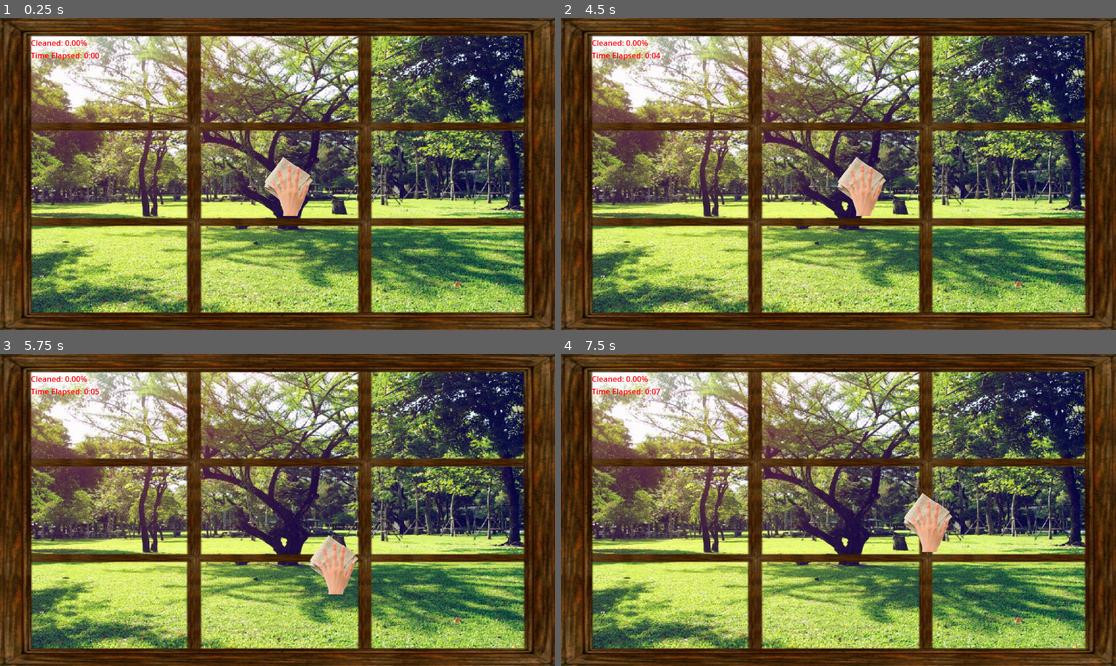
Above: before the commit, frames 1-4 (two rows, left to right).
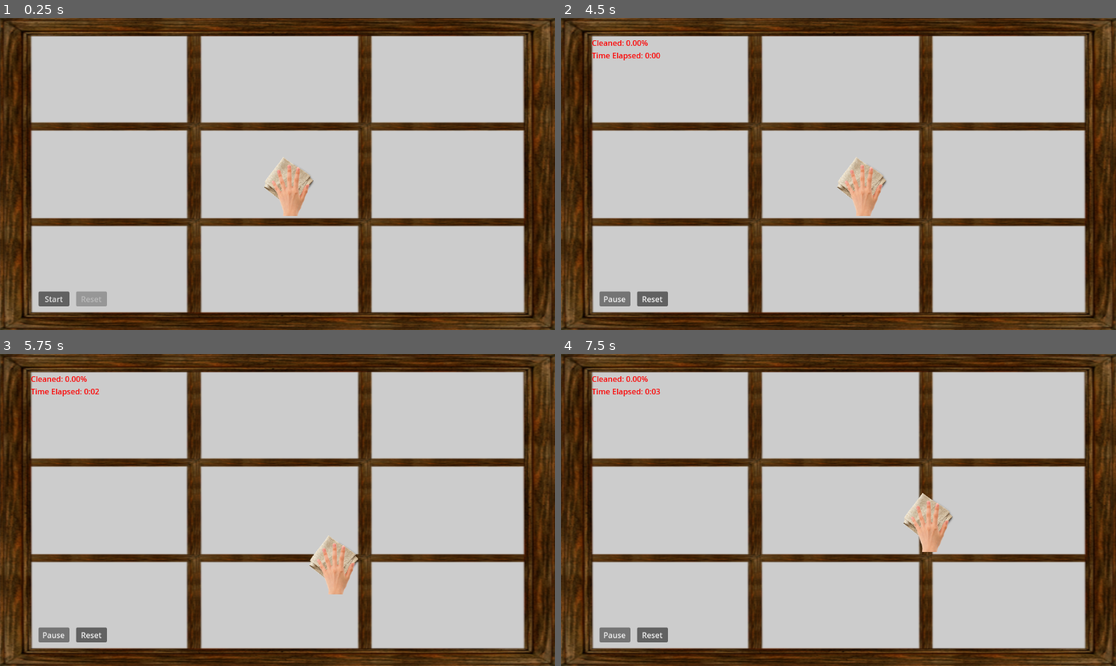
Above: after the commit, the same moments.

Repository: m-rizqi/stroke-rehabilitation-game
Game: Godot game, scene res://scenes/main.tscn
The game is run twice, just before and just after one commit, with the same random seed, the same clock (stepped at 60 frames per second) and the same inputs.
Inputs (mouse positions are in pixels of both pictures, inside the frame that each line leads up to):
- Up to frame 1 (0.25 s): no input
- Up to frame 2 (4.5 s): click (616, 298) at 0.5 s, where only the run after the commit has a clickable "Start"; click (616, 298) at 1.25 s, where only the run after the commit has a clickable "Pause"; click (616, 298) at 2 s, where only the run after the commit has a clickable "Resume"; click (649, 298) at 2.75 s, where only the run after the commit has a clickable "Reset"; click (616, 298) at 3.5 s, where only the run after the commit has a clickable "Start"; hold Right (ui_right) from 4.28 s (still down)
- Up to frame 3 (5.75 s): release Right (ui_right) at 5.03 s; hold Down (ui_down) from 5.03 s (still down)
- Up to frame 4 (7.5 s): release Down (ui_down) at 5.78 s; hold Right (ui_right) 5.78-6.53 s; hold Up (ui_up) 6.53-7.28 s; hold Left (ui_left) from 7.28 s (still down)

The runs differ from the first frame. In frame 1, 69% of the frame differs, in the area x 5-95%, y 5-95%; in frame 2, 68%; in frame 3, 69%; in frame 4, 69%.

Commit message:
fix: bug

Diff:
--- a/window-cleaning-game/scenes/dust.gdshader
+++ b/window-cleaning-game/scenes/dust.gdshader
@@ -1,26 +1,21 @@
 shader_type canvas_item;
 
-uniform vec2 hand_pos_list[5000];  // Array to hold multiple hand positions (max 5000 circles at a time)
-uniform float radius_list[5000];   // Array to hold individual radius for each circle
-uniform int circle_count = 0;      // Number of circles to draw
+uniform vec2 hand_pos_list[2000];
+uniform float radius_list[2000];
+uniform int circle_count = 0;
 
 void fragment() {
     vec2 uv = FRAGCOORD.xy;
+    COLOR = vec4(0.8, 0.8, 0.8, 1.0);  // Default color
 
-    // Default color of the ColorRect (dust)
-    COLOR = vec4(0.8, 0.8, 0.8, 1.0);  // Light gray color for dust
-
-    // Loop through the circles and "erase" based on position and radius
     for (int i = 0; i < circle_count; i++) {
         vec2 hand_pos = hand_pos_list[i];
         float radius = radius_list[i];
-
-        // Calculate the distance from the current fragment to the hand position
         float dist = distance(uv, hand_pos);
 
-        // Erase (discard) if within the radius
         if (dist < radius) {
-            discard;  // Make it transparent within the circle
+            // Set COLOR to a debug color when a fragment falls within the radius
+			discard;
         }
     }
 }
--- a/window-cleaning-game/scenes/wipe_window.tscn
+++ b/window-cleaning-game/scenes/wipe_window.tscn
@@ -56,6 +56,28 @@
 offset_right = 264.0
 offset_bottom = 128.0
 
+[node name="ButtonStart" type="Button" parent="."]
+anchors_preset = 2
+anchor_top = 1.0
+anchor_bottom = 1.0
+offset_left = 80.0
+offset_top = -80.0
+offset_right = 144.0
+offset_bottom = -49.0
+grow_vertical = 0
+text = "Start"
+
+[node name="ButtonReset" type="Button" parent="."]
+anchors_preset = 2
+anchor_top = 1.0
+anchor_bottom = 1.0
+offset_left = 158.0
+offset_top = -80.0
+offset_right = 222.0
+offset_bottom = -49.0
+grow_vertical = 0
+text = "Reset"
+
 [connection signal="connected_to_server" from="WebSocketClient" to="HandBody2D" method="_on_websocket_client_connected_to_server"]
 [connection signal="connection_closed" from="WebSocketClient" to="HandBody2D" method="_on_websocket_client_connection_close"]
 [connection signal="message_received" from="WebSocketClient" to="HandBody2D" method="_on_websocket_message_received"]
--- a/window-cleaning-game/scripts/hand.gd
+++ b/window-cleaning-game/scripts/hand.gd
@@ -6,7 +6,7 @@
 var dust: ColorRect
 var shader: ShaderMaterial
 var hand_pos_list = []  # List to hold dictionaries with position and radius for each "erase" circle
-var max_shader_circles = 5000  # Maximum number of circles the shader can handle at once
+var max_shader_circles = 2000  # Maximum number of circles the shader can handle at once
 
 var direction_input = Vector2.ZERO  # Store the current input direction
 var websocket_active = false  # Track if WebSocket input is active
@@ -16,6 +16,8 @@
 var elapsed_seconds: int = 0  # Store elapsed seconds for label update
 
 @onready var analysist_label: Label = $"../AnalysistLabel"  # Path to your label
+@onready var start_button: Button = $"../ButtonStart"
+@onready var reset_button: Button = $"../ButtonReset"
 
 var start_time: int  # Store the start time for tracking elapsed time
 var grid_cell_size: float  # Define cell size globally to avoid recalculating it every time
@@ -27,21 +29,21 @@
 var force_level = 0       # Current force level from WebSocket
 var should_erase_dust = false  # Flag to trigger dust erasing when force_level > 1
 
+var game_running = false  # Track if the game is running
+var game_paused = false  # Track if the game is paused
+
 func _connect_to_websocket():
-	print("Attempt to connect websocket %s" %[websocket_url])
+	print("Attempt to connect websocket %s" % [websocket_url])
 	var error = _client.connect_to_url(websocket_url)
-
 	if error != OK:
 		print("Error connecting to websocket: %s" % [websocket_url])
 
 func _on_websocket_client_connection_close():
 	var ws = _client.get_socket()
-
 	if ws:  # Check if ws is valid
 		print("Client disconnected with code: %s, reason: %s" % [ws.get_close_code(), ws.get_close_reason()])
 	else:
 		print("Failed to retrieve WebSocket instance.")
-
 	websocket_active = false  # Set WebSocket as inactive regardless
 
 func _on_websocket_client_connected_to_server():
@@ -51,46 +53,29 @@
 # Handle messages from WebSocket server
 func _on_websocket_message_received(message):
 	print("Message received: %s" % message)
-
-	# Create an instance of the JSON class
 	var json = JSON.new()
-
-	# Parse the message
 	var error_code = json.parse(message)
-
-	# Check if parsing was successful
 	if error_code == OK:
-		# Access the parsed result
 		var msg_dict = json.get_data()
-
-		# Update direction based on the parsed message
 		if msg_dict.has("horizontal") or msg_dict.has("vertical"):
-			# Reset the direction input
 			direction_input = Vector2.ZERO
-
-			# Handle horizontal direction and speed
 			if msg_dict["horizontal"] == "right":
 				direction_input.x = 1
 			elif msg_dict["horizontal"] == "left":
 				direction_input.x = -1
 			horizontal_speed = msg_dict.get("horizontal_speed", 0)
-
-			# Handle vertical direction and speed
 			if msg_dict["vertical"] == "up":
 				direction_input.y = -1
 			elif msg_dict["vertical"] == "down":
 				direction_input.y = 1
 			vertical_speed = msg_dict.get("vertical_speed", 0)
-
-		# Update force level and radius
 		if msg_dict.has("force_level"):
 			force_level = msg_dict["force_level"]
-			should_erase_dust = force_level > 1  # Set the flag if force level is more than 1
-
-		websocket_active = true  # WebSocket input is active
+			should_erase_dust = force_level >= 1
+		websocket_active = true
 	else:
 		print("Failed to parse JSON message, error code: %s" % error_code)
-		websocket_active = false  # Fall back to manual input if parsing fails
+		websocket_active = false
 
 func _ready() -> void:
 	start_time = Time.get_ticks_msec()  # Record the start time
@@ -98,106 +83,118 @@
 
 	# Get the Dust node
 	dust = get_node("../Dust") as ColorRect
-
-	# Ensure the dust node exists before accessing its material
 	if dust and dust.material is ShaderMaterial:
 		shader = dust.material as ShaderMaterial
-		# Set grid cell size to base_radius or a custom default value if needed
-		grid_cell_size = base_radius  # Use a default based on base_radius
+		#shader.render_priority = 1  # Ensure it draws above other items if needed
+		grid_cell_size = base_radius
 	else:
 		print("Error: Dust node or ShaderMaterial not found!")
-		grid_cell_size = 10.0  # Set a default value to avoid further errors
-
-	# Timer to update coverage periodically
-	var timer = Timer.new()
-	timer.wait_time = 1.0  # Update every 1 second
-	timer.one_shot = false
-	timer.autostart = true
-	timer.connect("timeout", Callable(self, "_on_timer_timeout"))
-	add_child(timer)
-
-func _on_timer_timeout() -> void:
-	update_coverage()  # Update coverage periodically
+		grid_cell_size = 10.0
+
+	# Connect button signals with Callable syntax
+	start_button.connect("pressed", Callable(self, "_on_start_button_pressed"))
+	reset_button.connect("pressed", Callable(self, "_on_reset_button_pressed"))
+
+	# Initialize button states
+	start_button.text = "Start"
+	reset_button.disabled = true
+
+	# Disable focus on the Start button to prevent triggering by space or enter
+	start_button.focus_mode = Control.FOCUS_NONE
+
+
+func _on_start_button_pressed() -> void:
+	if not game_running:
+		game_running = true
+		game_paused = false
+		start_time = Time.get_ticks_msec()  # Reset the start time
+		start_button.text = "Pause"
+		reset_button.disabled = false  # Enable the reset button
+	elif not game_paused:
+		game_paused = true
+		start_button.text = "Resume"
+	else:
+		game_paused = false
+		start_button.text = "Pause"
+
+func _on_reset_button_pressed() -> void:
+	game_running = false
+	game_paused = false
+	cleaned_area_percentage = 0.0
+	elapsed_minutes = 0
+	elapsed_seconds = 0
+	cleaned_cells.clear()
+	hand_pos_list.clear()
+	start_button.text = "Start"
+	reset_button.disabled = true
+	update_label()  # Update the label to show reset state
 
 # Track movement and erase dust
 func _physics_process(delta: float) -> void:
-	# Update time display each frame
-	update_elapsed_time()
-
-	# Override WebSocket input with manual input if any arrow key is pressed
-	var manual_input = Vector2.ZERO
-	var manual_horizontal_speed = horizontal_speed
-	var manual_vertical_speed = vertical_speed
-
-	# Check for manual input and set speeds to 1 if any arrow key is pressed
-	if Input.is_action_pressed("ui_right"):
-		manual_input.x = 1
-		manual_horizontal_speed = 1
-	elif Input.is_action_pressed("ui_left"):
-		manual_input.x = -1
-		manual_horizontal_speed = 1
-
-	if Input.is_action_pressed("ui_up"):
-		manual_input.y = -1
-		manual_vertical_speed = 1
-	elif Input.is_action_pressed("ui_down"):
-		manual_input.y = 1
-		manual_vertical_speed = 1
-
-	# Use manual input if present, otherwise fallback to WebSocket input
-	if manual_input != Vector2.ZERO:
-		direction_input = manual_input
-		direction_input.x *= abs(manual_horizontal_speed)
-		direction_input.y *= abs(manual_vertical_speed)
-	else:
-		# Apply the WebSocket direction and speed if no manual input
-		direction_input.x *= abs(horizontal_speed)
-		direction_input.y *= abs(vertical_speed)
-
-	# Use direction_input to move the character
-	velocity = direction_input.normalized() * 125   # Adjust speed as necessary
-	move_and_slide()
-
-	# Automatically erase dust if force_level > 1
-	if should_erase_dust or Input.is_action_pressed("ui_accept"):
-		erase_dust()
-		update_coverage()
+	if game_running and not game_paused:
+		update_elapsed_time()
+		var manual_input = Vector2.ZERO
+		var manual_horizontal_speed = horizontal_speed
+		var manual_vertical_speed = vertical_speed
+
+		if Input.is_action_pressed("ui_right"):
+			manual_input.x = 1
+			manual_horizontal_speed = 1
+		elif Input.is_action_pressed("ui_left"):
+			manual_input.x = -1
+			manual_horizontal_speed = 1
+
+		if Input.is_action_pressed("ui_up"):
+			manual_input.y = -1
+			manual_vertical_speed = 1
+		elif Input.is_action_pressed("ui_down"):
+			manual_input.y = 1
+			manual_vertical_speed = 1
+
+		if manual_input != Vector2.ZERO:
+			direction_input = manual_input
+			direction_input.x *= abs(manual_horizontal_speed)
+			direction_input.y *= abs(manual_vertical_speed)
+		else:
+			direction_input.x *= abs(horizontal_speed)
+			direction_input.y *= abs(vertical_speed)
+
+		var new_position = global_position + (direction_input.normalized() * 125 * delta)
+		var viewport_size = get_viewport().get_size()
+		var sprite = $Sprite2D  # Adjust this path to your actual sprite node
+		var texture_width = sprite.texture.get_size().x
+		var texture_height = sprite.texture.get_size().y
+		new_position.x = clamp(new_position.x, texture_width / 2, viewport_size.x - (texture_width / 2))
+		new_position.y = clamp(new_position.y, texture_height / 2, viewport_size.y - (texture_height / 2))
+		global_position = new_position
+
+		if should_erase_dust or Input.is_action_pressed("ui_accept"):
+			if(Input.is_action_pressed("ui_accept")):
+				force_level = 1
+			erase_dust()
+			update_coverage()
 
 # Only mark new cells cleaned based on erased positions
 func erase_dust() -> void:
-	# Calculate the radius for this circle based on force level
 	var current_radius = force_level * base_radius
-
-	# Store position and radius as a dictionary in hand_pos_list
 	hand_pos_list.append({"position": global_position, "radius": current_radius})
-
-	# Track cleaned cells efficiently
 	var grid_x = int(global_position.x / grid_cell_size)
 	var grid_y = int(global_position.y / grid_cell_size)
 	var cell_pos = Vector2(grid_x, grid_y)
-
-	# Mark this cell as cleaned if not already tracked
 	if not cleaned_cells.has(cell_pos):
-		cleaned_cells[cell_pos] = true  # Add cell to cleaned cells
-
-	# If list exceeds max shader circles, truncate to prevent overflow
+		cleaned_cells[cell_pos] = true
 	if hand_pos_list.size() > max_shader_circles:
 		hand_pos_list = hand_pos_list.slice(hand_pos_list.size() - max_shader_circles, max_shader_circles)
-
 	update_shader()
 
 func update_shader() -> void:
-	# Separate positions and radii to send to the shader
 	var positions = []
 	var radii = []
-
 	for circle in hand_pos_list:
 		positions.append(circle["position"])
 		radii.append(circle["radius"])
-
-	# Pass arrays to the shader
 	shader.set_shader_parameter("hand_pos_list", positions)
-	shader.set_shader_parameter("radius_list", radii)  # This will hold the radius of each circle
+	shader.set_shader_parameter("radius_list", radii)
 	shader.set_shader_parameter("circle_count", min(hand_pos_list.size(), max_shader_circles))
 
 # Calculate coverage based on unique cleaned cells and update the label
@@ -213,8 +210,6 @@
 	var elapsed_msec = Time.get_ticks_msec() - start_time
 	elapsed_minutes = int(elapsed_msec / 60000)
 	elapsed_seconds = int((elapsed_msec % 60000) / 1000)
-
-	# Update only the time portion of the label
 	analysist_label.text = "Cleaned: %.2f%%\nTime Elapsed: %d:%02d" % [cleaned_area_percentage, elapsed_minutes, elapsed_seconds]
 
 # Update the full label display with both time and coverage
Not shown, changed: websocket/main.py
